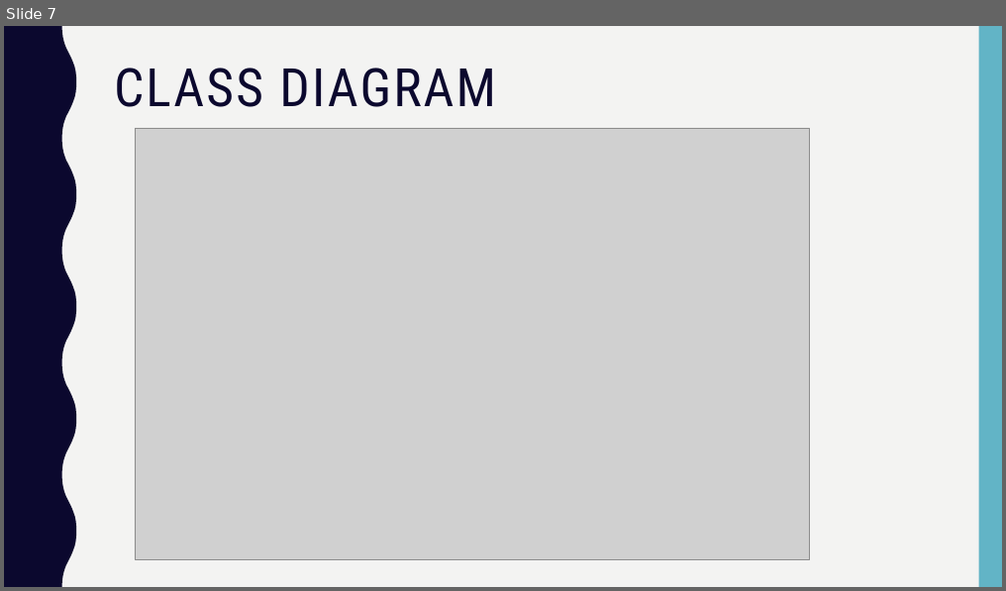
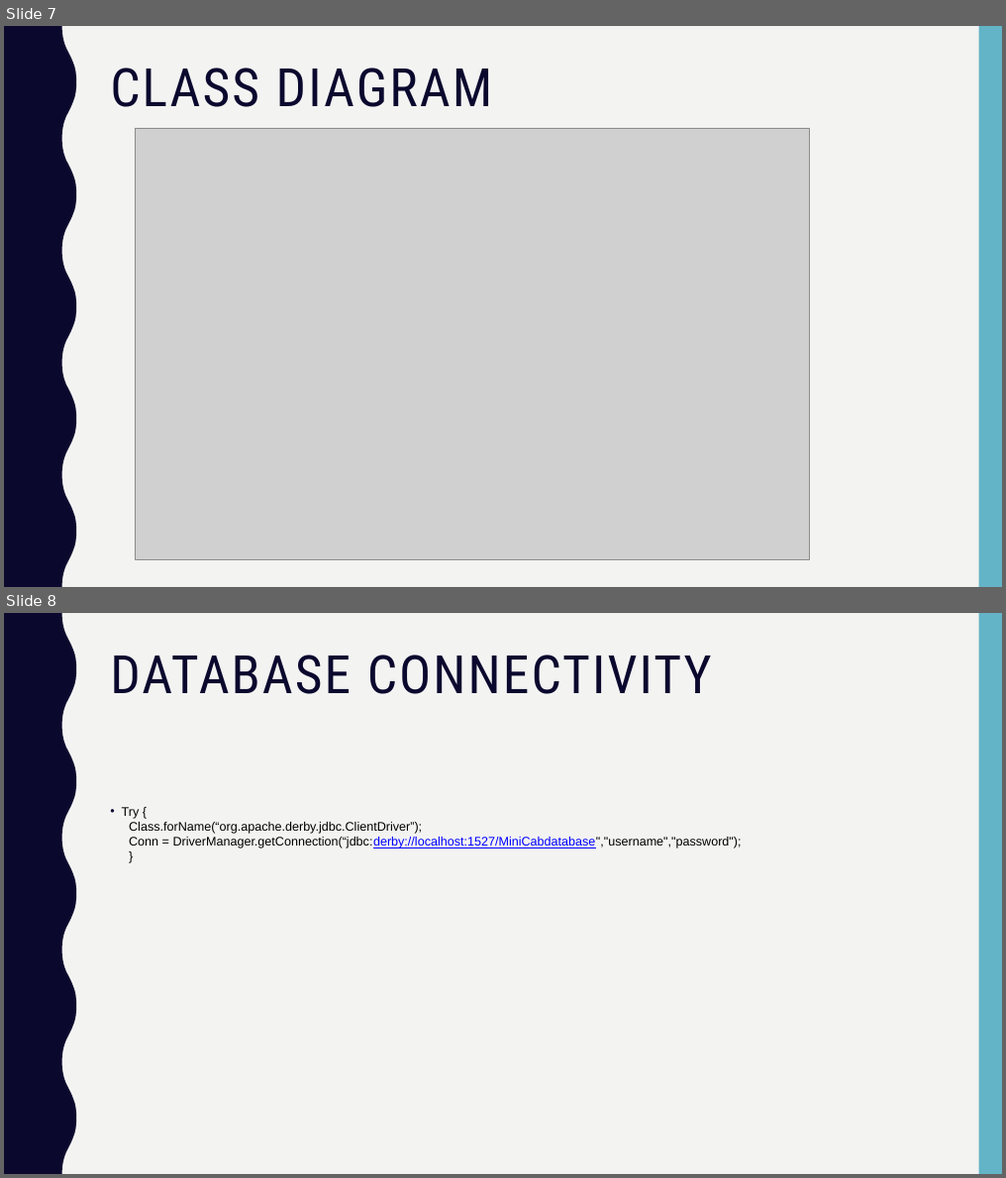
Before and after one commit to george98788/Enterprise-systems-development, a slide deck: Group 10 Sprint_1.pptx. Shown one above the other, each under a label of ours: slide 7 before the commit, slides 7 and 8 after it. The pictures are 1006x591 and 1006x1178 pixels, drawn with LibreOffice and Linux fonts; fonts in the diff are those of the drawing; grey boxes stand for pictures. Boxes give left, top, right and bottom in pixels: in the first picture for what was removed or moved away, otherwise in the second. Text is boxed around its words. In the diff, an @@ line names an element or a change of style, - is before the commit and + after.

```diff
--- a/Group 10 Sprint_1.pptx
+++ b/Group 10 Sprint_1.pptx
@@ slide 8 added at [4,613,1002,1174], background #F3F3F2; not listed: 2 template elements that a slide beside it also shows @@
@@ title added at [110,655,712,694], 51 pt, text #0B082E @@
+DATABASE CONNECTIVITY
@@ text added at [122,807,742,849], 12 pt, text #000000 @@
+• Try {
+  Class.forName(“org.apache.derby.jdbc.ClientDriver”);
+  Conn = DriverManager.getConnection(“jdbc:derby://localhost:1527/MiniCabdatabase","username","password");
+  }
@@ slide 7 changed as well @@
@@ title "CLASS DIAGRAM": place and size @@
-title "CLASS DIAGRAM" at [114,68,496,107]
+title "CLASS DIAGRAM" at [110,68,493,107]
```
Also in this commit, not shown: 6 other slides changed, 4 other slides added, 3 slides removed.
